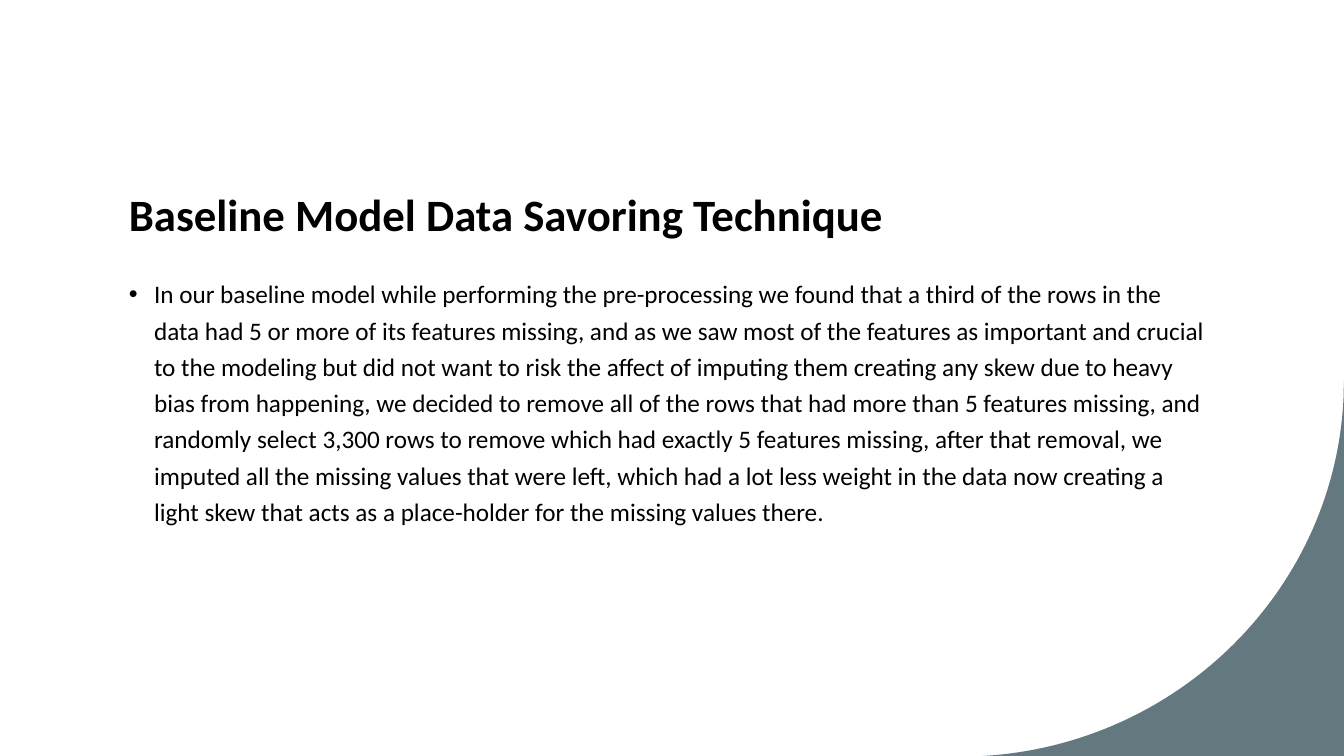
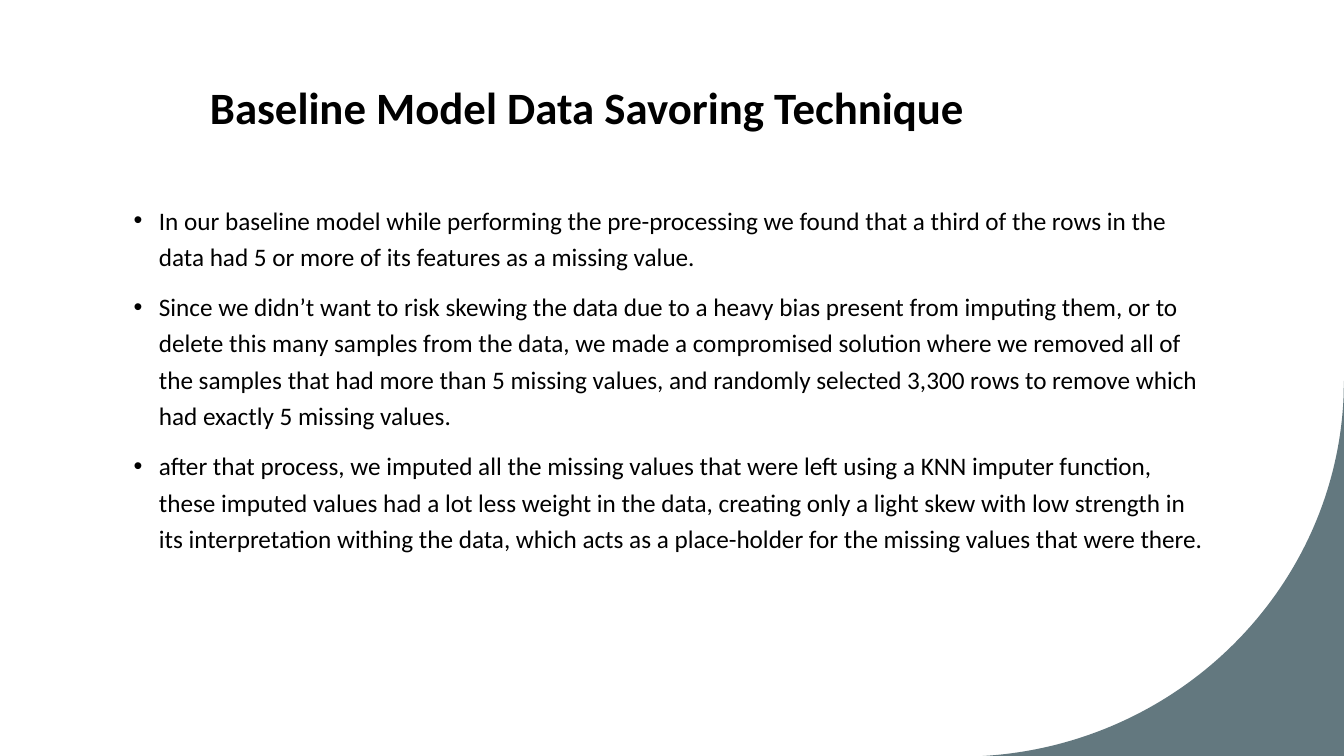
Before and after one commit to TomGeva/ML-project, a slide deck: slide 2 of Final Project Tom & Maya.pptx. Drawn at 1344x756 pixels with LibreOffice and Linux fonts; fonts in the diff are those of the drawing. Boxes give left, top, right and bottom in pixels: in the first picture for what was removed or moved away, otherwise in the second. Text is boxed around its words. In the diff, an @@ line names an element or a change of style, - is before the commit and + after.

```diff
--- a/Final Project Tom & Maya.pptx
+++ b/Final Project Tom & Maya.pptx
@@ title "Baseline Model Data Savoring Technique": place and size @@
-title "Baseline Model Data Savoring Technique" at (129, 199, 882, 239)
+title "Baseline Model Data Savoring Technique" at (210, 92, 963, 132)
@@ text at (159, 212, 1202, 553): text changed @@
-• In our baseline model while performing the pre-processing we found that a third of the rows in the data had 5 or more of its features missing, and as we saw most of the features as important and crucial to the modeling but did not want to risk the affect of imputing them creating any skew due to heavy bias from happening, we decided to remove all of the rows that had more than 5 features missing, and randomly select 3,300 rows to remove which had exactly 5 features missing, after that removal, we imputed all the missing values that were left, which had a lot less weight in the data now creating a light skew that acts as a place-holder for the missing values there.
+• In our baseline model while performing the pre-processing we found that a third of the rows in the data had 5 or more of its features as a missing value.
+• Since we didn’t want to risk skewing the data due to a heavy bias present from imputing them, or to delete this many samples from the data, we made a compromised solution where we removed all of the samples that had more than 5 missing values, and randomly selected 3,300 rows to remove which had exactly 5 missing values.
+• after that process, we imputed all the missing values that were left using a KNN imputer function, these imputed values had a lot less weight in the data, creating only a light skew with low strength in its interpretation withing the data, which acts as a place-holder for the missing values that were there.
```
Also in this commit, not shown: 2 other slides changed, 9 slides added, 1 slide removed, 11 other files.
